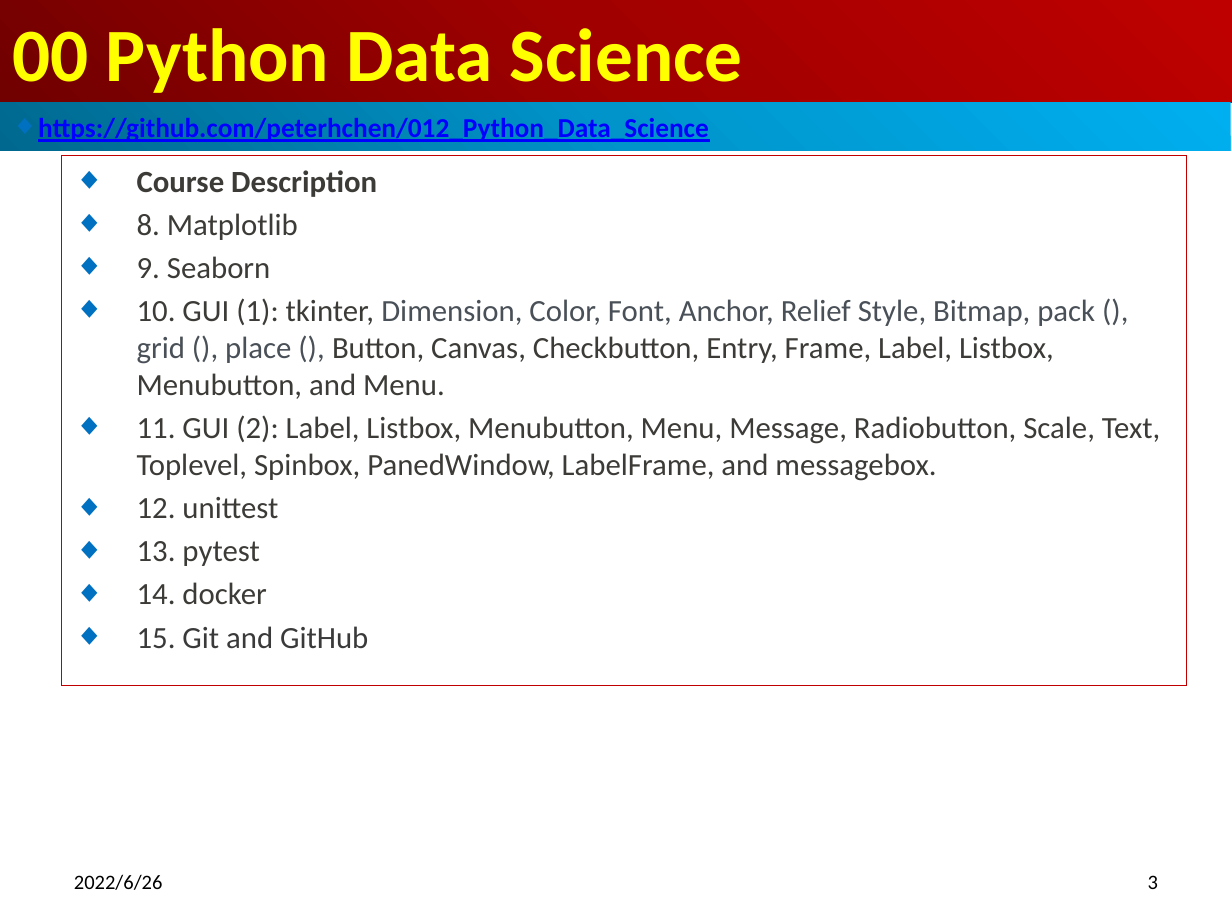
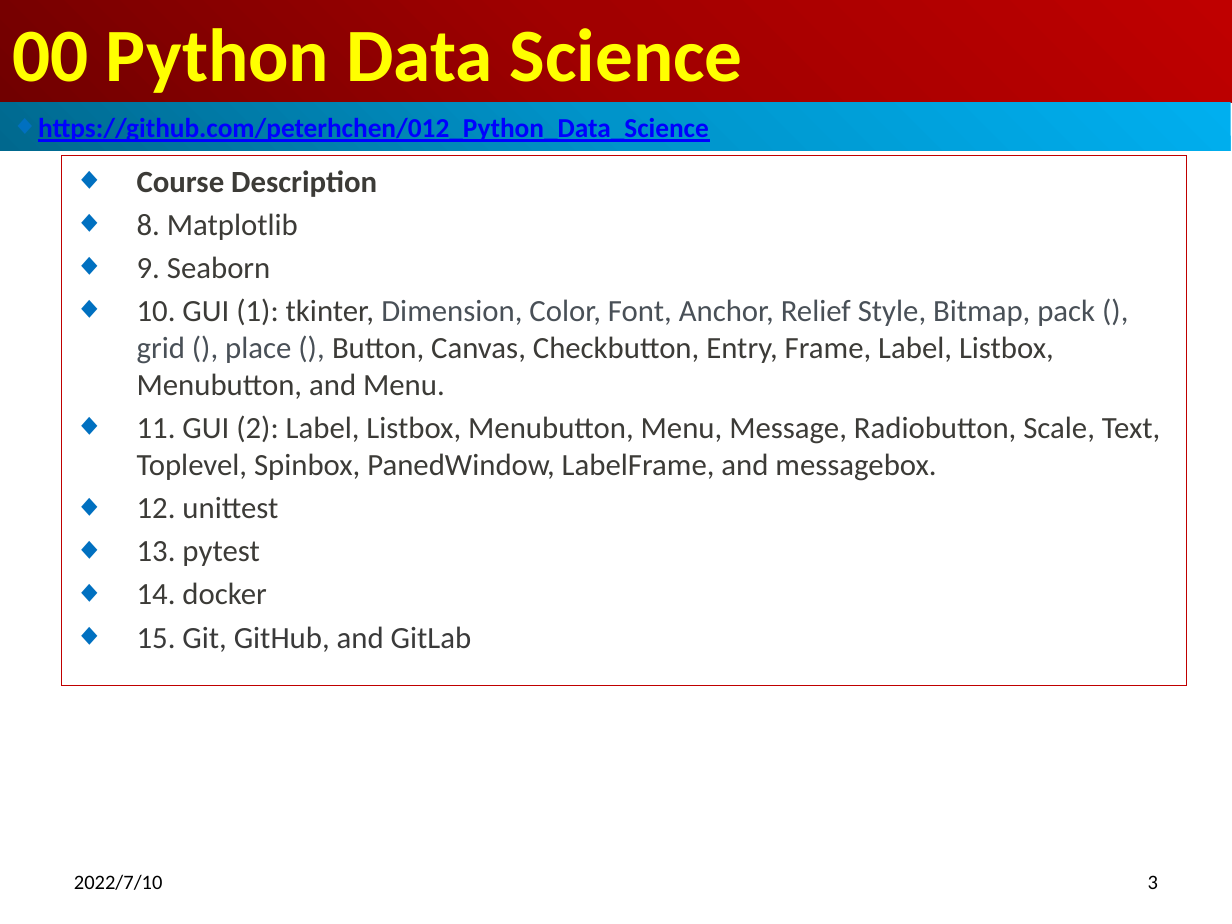
Before and after one commit to peterhchen/012_Python_Data_Science, a slide deck: slide 3 of 00_Python_DataScience_Syllabus.pptx. Drawn at 1232x924 pixels with LibreOffice and Linux fonts; fonts in the diff are those of the drawing. Boxes give left, top, right and bottom in pixels: in the first picture for what was removed or moved away, otherwise in the second. Text is boxed around its words. In the diff, an @@ line names an element or a change of style, - is before the commit and + after.

```diff
--- a/00_Python_DataScience_Syllabus.pptx
+++ b/00_Python_DataScience_Syllabus.pptx
@@ subtitle at (x1=137, y1=626, x2=472, y2=652): text changed @@
-◆ 15. Git and GitHub
+◆ 15. Git, GitHub, and GitLab
@@ text at (x1=74, y1=874, x2=163, y2=890): text changed @@
-2022/6/26
+2022/7/10
```
Also in this commit, not shown: 5 other slides changed.
